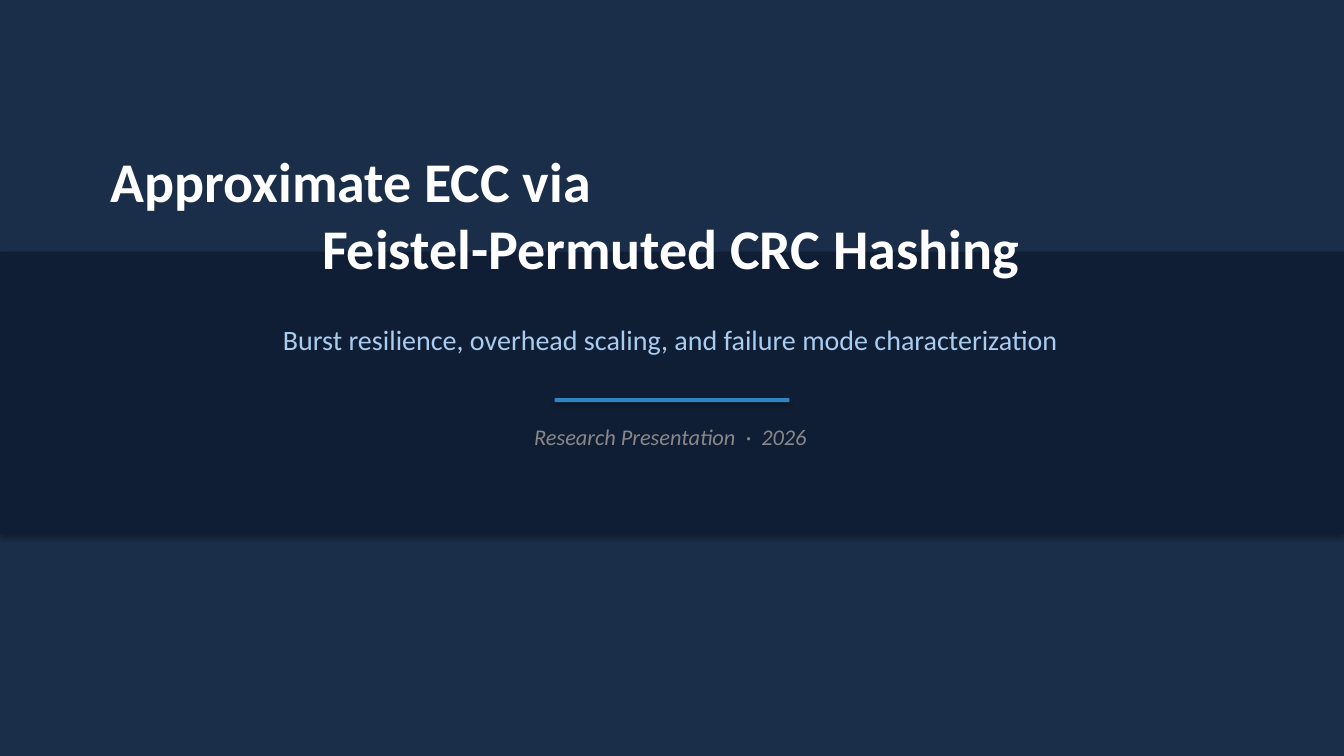
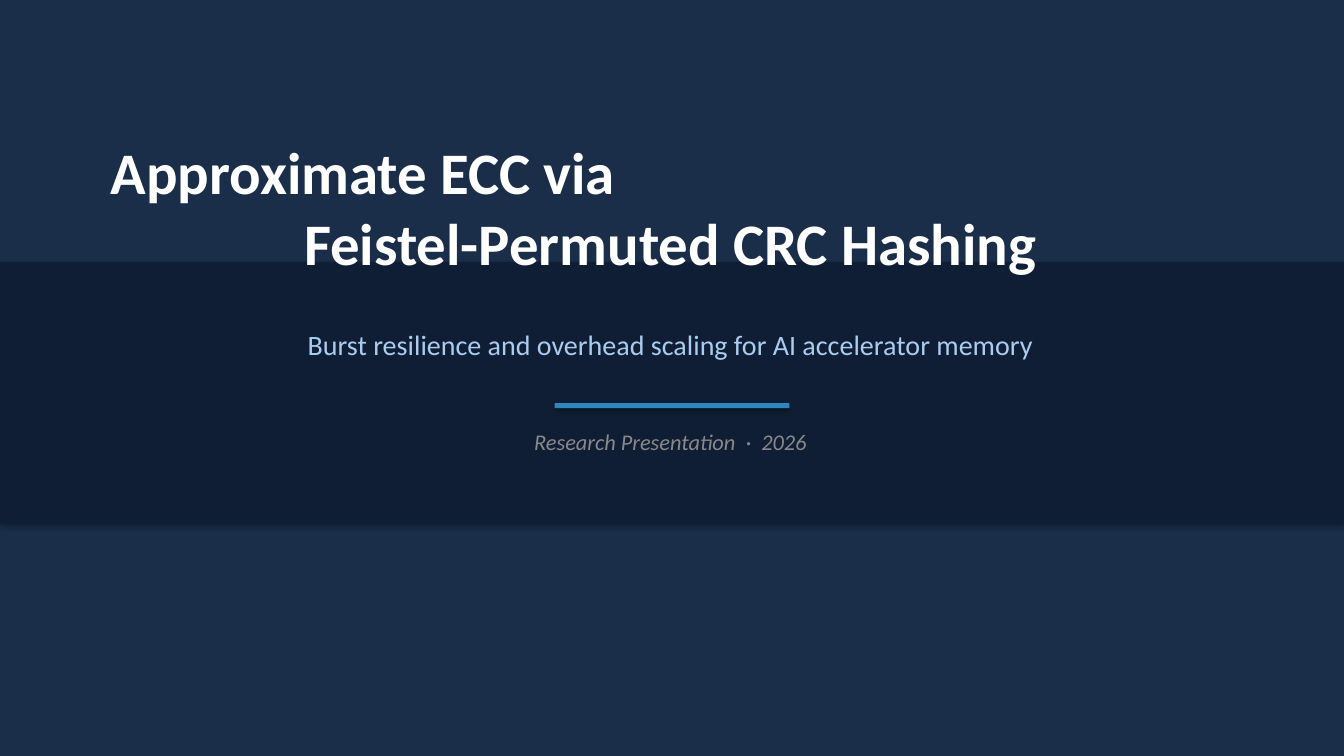
Before and after one commit to dmrlobo2002/approximate_ecc, a slide deck: slide 1 of advisor_slides.pptx. Drawn at 1344x756 pixels with LibreOffice and Linux fonts; fonts in the diff are those of the drawing. Boxes give left, top, right and bottom in pixels: in the first picture for what was removed or moved away, otherwise in the second. Text is boxed around its words. In the diff, an @@ line names an element or a change of style, - is before the commit and + after.

```diff
--- a/advisor_slides.pptx
+++ b/advisor_slides.pptx
@@ text "Approximate ECC via Feistel-Permuted CRC ..." moved from (x1=111, y1=162, x2=1019, y2=279) to (x1=111, y1=152, x2=1036, y2=275) @@
@@ text "Approximate ECC via Feistel-Permuted CRC ..." at (x1=111, y1=152, x2=1036, y2=275): size 40 to 42 pt @@
@@ rectangle resized from (x1=0, y1=252, x2=1344, y2=534) to (x1=0, y1=262, x2=1344, y2=524) @@
@@ text at (x1=308, y1=335, x2=1032, y2=360): text changed @@
-Burst resilience, overhead scaling, and failure mode characterization
+Burst resilience and overhead scaling for AI accelerator memory
@@ rectangle moved from (x1=555, y1=398, x2=789, y2=402) to (x1=555, y1=403, x2=789, y2=408) @@
@@ text "Research Presentation · 2026" moved from (x1=534, y1=429, x2=806, y2=445) to (x1=534, y1=434, x2=806, y2=450) @@
```
Also in this commit, not shown: 2 other slides changed, 8 slides added, 6 slides removed, 7 other files.
